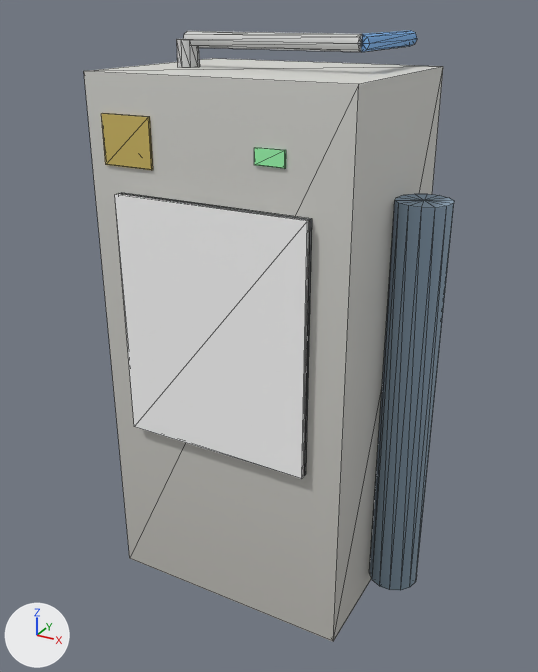
Renders of the glTF model models/kit/o2gen_steel.glb from each side of a commit.
The view is the same before and after, from a 50 mm camera at (0.927, -1.829, 1.695) aimed at (-0.053, -0.048, 0.804). The lights are fixed; the arrows at lower left show +X, +Y and +Z. The older version comes first. Mesh edges are drawn as thin lines. Vertices at exactly the same position are counted once.

The older version as bpy lines, for what is in view:
```python
me_base = bpy.data.meshes.new('base')
me_base.from_pydata(...)  # 210 vertices, 344 faces; spans x -0.45..0.44, y -0.33..0.3, z 0.0..1.64
# faces by material slot: [12, 12, 12, 308]
me_base.materials.append(mat_clad)
me_base.materials.append(mat_lamp)
me_base.materials.append(mat_pane)
me_base.materials.append(mat_steel)
ob_o2gen_steel = bpy.data.objects.new('o2gen_steel', me_base)
ob_o2gen_steel.location = (0.0, 0.0, 0.0)
```
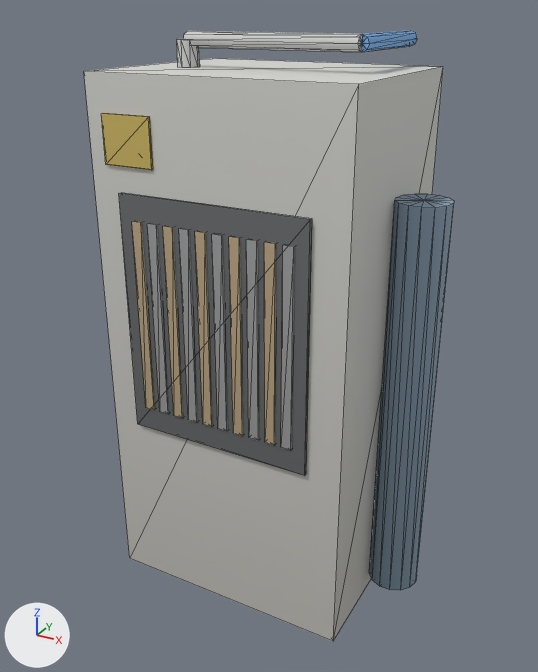
Location of each change, (x1, y1, x2, y2) in pixels of the pictures (538 x 672 px):
part 1 of me_base, deleted (green)
    before: (254, 147, 286, 168)
part 2 of me_base, deleted
    before: (115, 194, 309, 479)

The change, as a diff of the scene's bpy script:
```diff
--- a/models/kit/o2gen_steel.glb.py
+++ b/models/kit/o2gen_steel.glb.py
@@ me_base @@
 # used by ob_o2gen_steel; location = (0.0, 0.0, 0.0)
-me_base.from_pydata(...)  # 210 vertices, 344 faces; spans x -0.45..0.44, y -0.33..0.3, z 0.0..1.64
+me_base.from_pydata(...)  # 194 vertices, 320 faces; spans x -0.45..0.44, y -0.31..0.3, z 0.0..1.64
+# me_base part 1: the loose piece of 8 vertices spanning x 0.05..0.13, y -0.31..-0.3, z 1.36..1.4 is deleted
+# me_base part 2: the loose piece of 8 vertices spanning x -0.36..0.2, y -0.33..-0.32, z 0.55..1.25 is deleted
 me_base.materials.append(mat_clad)
-me_base.materials.append(mat_lamp)
-me_base.materials.append(mat_pane)
 me_base.materials.append(mat_steel)
```
